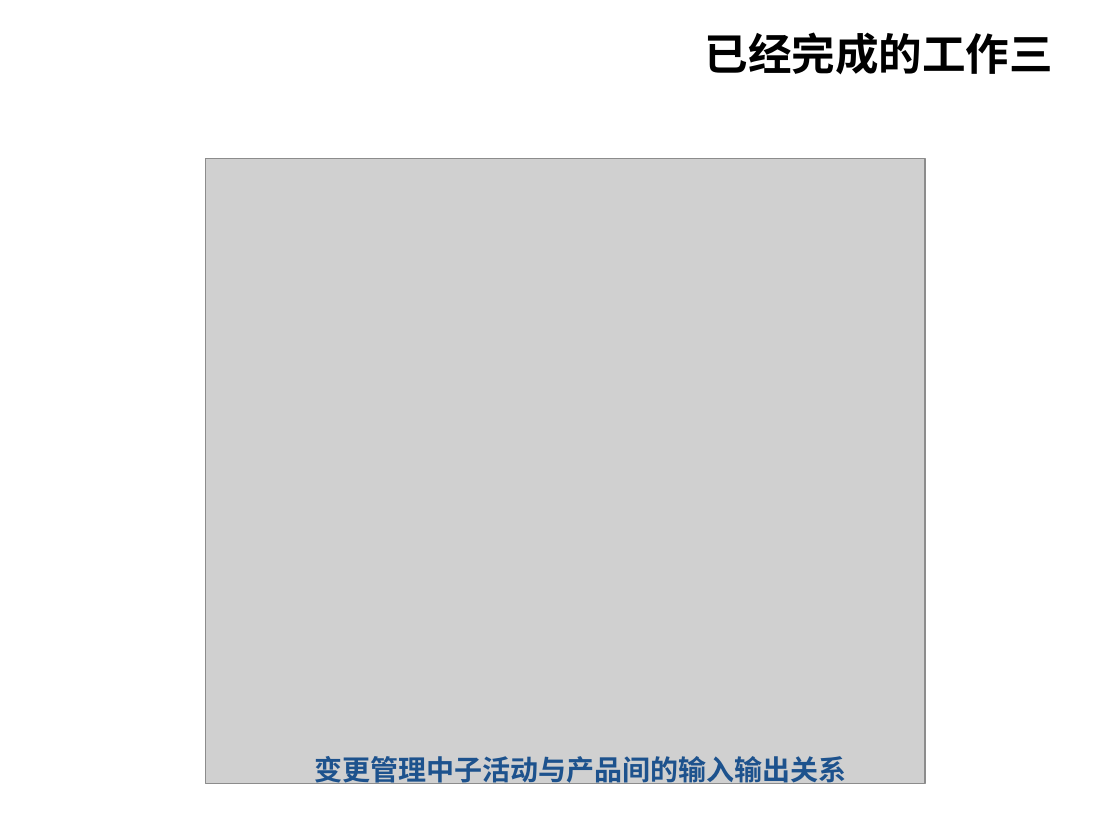
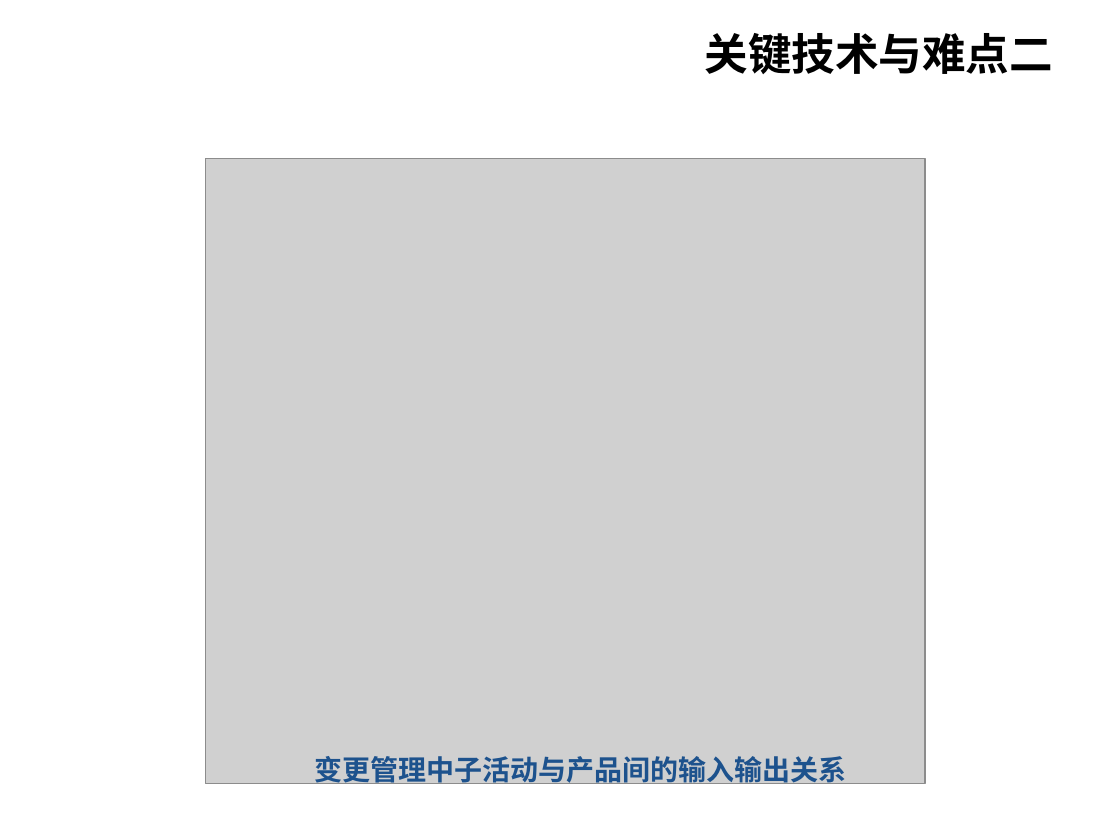
Before and after one commit to wangxydhc/for-graduate, a slide deck: slide 32 of paper/SY1506325_王鑫冶_中期检查报告.ppt. Drawn at 1120x840 pixels with LibreOffice and Linux fonts; fonts in the diff are those of the drawing; grey boxes stand for pictures; background and template pictures are left out. Boxes give left, top, right and bottom in pixels: in the first picture for what was removed or moved away, otherwise in the second. Text is boxed around its words. In the diff, an @@ line names an element or a change of style, - is before the commit and + after.

```diff
--- a/paper/SY1506325_王鑫冶_中期检查报告.ppt
+++ b/paper/SY1506325_王鑫冶_中期检查报告.ppt
@@ title at <box>705,33,1053,74</box>: text changed @@
-已经完成的工作三
+关键技术与难点二
```
Also in this commit, not shown: 1 other slide changed, 27 other files.
